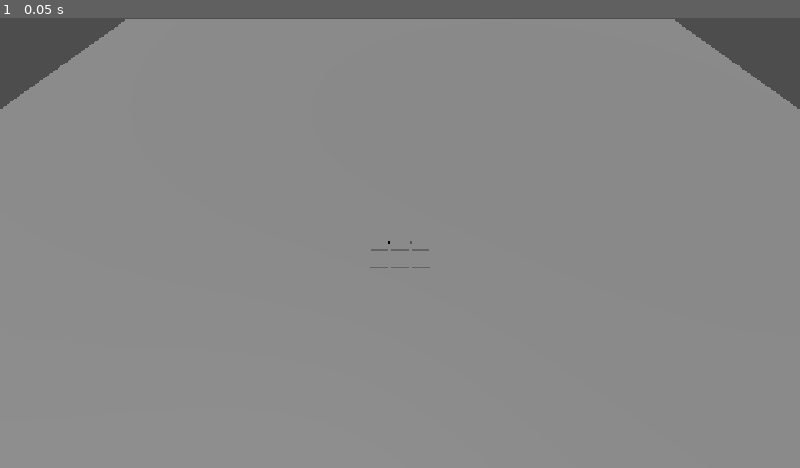
Above: before the commit, frame 1.
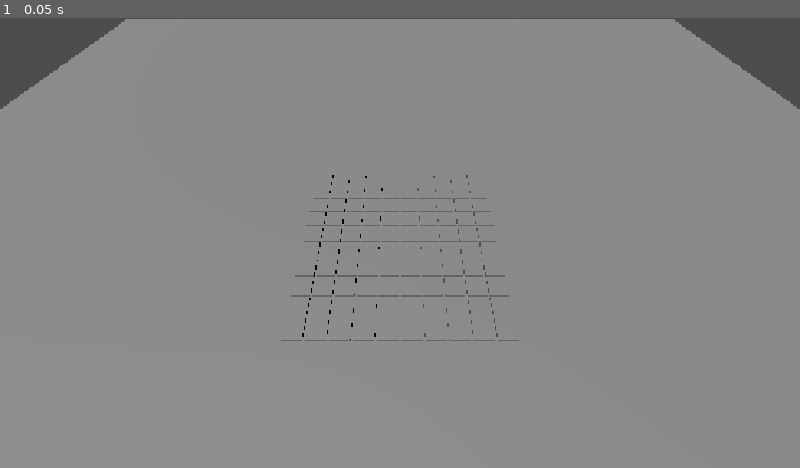
Above: after the commit, the same moment.

Repository: Gellifree/Sweeper
Game: Godot game, scene res://main.tscn
Same seed, same stepped clock (60 frames per second), same inputs: the game is played once before the commit and once after it.
Inputs:
- Up to frame 1 (0.05 s): no input

The runs differ from the first frame. In frame 1, 0.7% of the frame differs, in the area x 35-65%, y 34-72%.

Commit message:
feat: added basic tile mechanics

Diff:
--- a/sweeper/game_board.gd
+++ b/sweeper/game_board.gd
@@ -3,6 +3,36 @@
 @export var tile_scene: PackedScene
 @export var grid_size := 10
 @export var tile_size:= 1.0
+
+var tiles := {}
+
+var directions = [
+	Vector2i(-1, -1),
+	Vector2i(0, -1),
+	Vector2i(1, -1),
+	Vector2i(-1, 0),
+	Vector2i(1, 0),
+	Vector2i(-1, 1),
+	Vector2i(0, 1),
+	Vector2i(1, 1),
+]
+
+func get_neighbors(grid_position: Vector2i):
+	var neighbors = []
+	for direction in directions:
+		if tiles.has(Vector2i(grid_position.x + direction.x, grid_position.y + direction.y)):
+			var neighbor_position = grid_position + direction
+			neighbors.append(neighbor_position)
+	print(neighbors)
+	return neighbors
+
+func mine_count(grid_position: Vector2i):
+	var neighbor_list = get_neighbors(grid_position)
+	var mine_counter = 0
+	for neighbor in neighbor_list:
+		if tiles[neighbor].is_mine == true:
+			mine_counter += 1
+	return mine_counter
 
 func _ready() -> void:
 	var offset = (grid_size -1) * tile_size / 2.0
@@ -11,4 +41,10 @@
 		for z in range(grid_size):
 			var tile = tile_scene.instantiate()
 			tile.position = Vector3(x * tile_size - offset, 0, z * tile_size - offset)
+			tile.grid_position = Vector2i(x,z)
+			tiles[Vector2i(x,z)] = tile
+			if x== 2 and z == 2:
+				tile.is_mine = true
+			if x== 2 and z == 3:
+				tile.is_mine = true
 			add_child(tile)
--- /dev/null
+++ b/sweeper/main.gd
@@ -0,0 +1,28 @@
+extends Node3D
+
+@onready var camera: Camera3D = $CameraRig/CameraPitch/Camera3D
+@onready var game_board = $GameBoard
+
+func _unhandled_input(event: InputEvent) -> void:
+	if event is InputEventMouseButton:
+		if event.button_index == MOUSE_BUTTON_LEFT and event.pressed:
+			click_tile(event.position)
+
+
+func click_tile(mouse_position: Vector2):
+	var ray_origin = camera.project_ray_origin(mouse_position)
+	var ray_direction = camera.project_ray_normal(mouse_position)
+
+	var ray_end = ray_origin + ray_direction * 1000.0
+
+	var query = PhysicsRayQueryParameters3D.create(ray_origin, ray_end)
+
+	var result = get_world_3d().direct_space_state.intersect_ray(query)
+
+	if result:
+		var collider = result["collider"]
+		var tile = collider.get_parent()
+		var neighbors = game_board.get_neighbors(tile.grid_position)
+		var mine_count = game_board.mine_count(tile.grid_position)
+		print("Szomszédos aknák: ", mine_count)
+		tile.reveal(mine_count)
--- a/sweeper/main.tscn
+++ b/sweeper/main.tscn
@@ -1,5 +1,6 @@
 [gd_scene format=3 uid="uid://r3yj3atuuaqx"]
 
+[ext_resource type="Script" uid="uid://bq1stj0487x6e" path="res://main.gd" id="1_1bvp3"]
 [ext_resource type="Script" uid="uid://bc4a11ea28gia" path="res://camera_rig.gd" id="1_ig7tw"]
 [ext_resource type="PackedScene" uid="uid://cdrsop36jmyhs" path="res://tile.tscn" id="2_0xm2m"]
 [ext_resource type="Script" uid="uid://bt4l8t0ru16j7" path="res://game_board.gd" id="2_h2yge"]
@@ -7,6 +8,7 @@
 [sub_resource type="PlaneMesh" id="PlaneMesh_g4v7s"]
 
 [node name="Main" type="Node3D" unique_id=1818413246]
+script = ExtResource("1_1bvp3")
 
 [node name="Ground" type="MeshInstance3D" parent="." unique_id=1134928830]
 transform = Transform3D(30, 0, 0, 0, 30, 0, 0, 0, 30, 0, 0, 0)
@@ -28,4 +30,3 @@
 [node name="GameBoard" type="Node3D" parent="." unique_id=2061665393]
 script = ExtResource("2_h2yge")
 tile_scene = ExtResource("2_0xm2m")
-grid_size = 3
--- /dev/null
+++ b/sweeper/tile.gd
@@ -0,0 +1,26 @@
+extends Node3D
+
+@onready var mesh: MeshInstance3D = $MeshInstance3D
+var is_revealed := false
+
+var is_mine := false
+
+var grid_position: Vector2i
+
+func reveal(neighbor_mines: int):
+	if is_revealed:
+		return
+
+	is_revealed = true
+
+	var material = StandardMaterial3D.new()
+	if neighbor_mines == 0:
+		material.albedo_color = Color(0.5, 0.5, 0.5)
+	elif neighbor_mines == 1:
+		material.albedo_color = Color(0.2, 0.8, 0.2)
+	elif neighbor_mines == 2:
+		material.albedo_color = Color(0.9, 0.8, 0.2)
+	else:
+		material.albedo_color = Color(0.9, 0.2, 0.2)
+
+	mesh.material_override = material
--- a/sweeper/tile.tscn
+++ b/sweeper/tile.tscn
@@ -1,9 +1,20 @@
 [gd_scene format=3 uid="uid://cdrsop36jmyhs"]
+
+[ext_resource type="Script" uid="uid://badqi7y3wmm0y" path="res://tile.gd" id="1_n3f48"]
 
 [sub_resource type="BoxMesh" id="BoxMesh_g4v7s"]
 
-[node name="Node3D" type="Node3D" unique_id=651923312]
+[sub_resource type="BoxShape3D" id="BoxShape3D_g4v7s"]
+size = Vector3(0.9, 0.2, 0.9)
+
+[node name="Main" type="Node3D" unique_id=651923312]
+script = ExtResource("1_n3f48")
 
 [node name="MeshInstance3D" type="MeshInstance3D" parent="." unique_id=494540431]
 transform = Transform3D(0.9, 0, 0, 0, 0.2, 0, 0, 0, 0.9, 0, 0, 0)
 mesh = SubResource("BoxMesh_g4v7s")
+
+[node name="StaticBody3D" type="StaticBody3D" parent="." unique_id=2143113713]
+
+[node name="CollisionShape3D" type="CollisionShape3D" parent="StaticBody3D" unique_id=653902099]
+shape = SubResource("BoxShape3D_g4v7s")
Not shown, added: sweeper/main.gd.uid
Not shown, added: sweeper/tile.gd.uid
